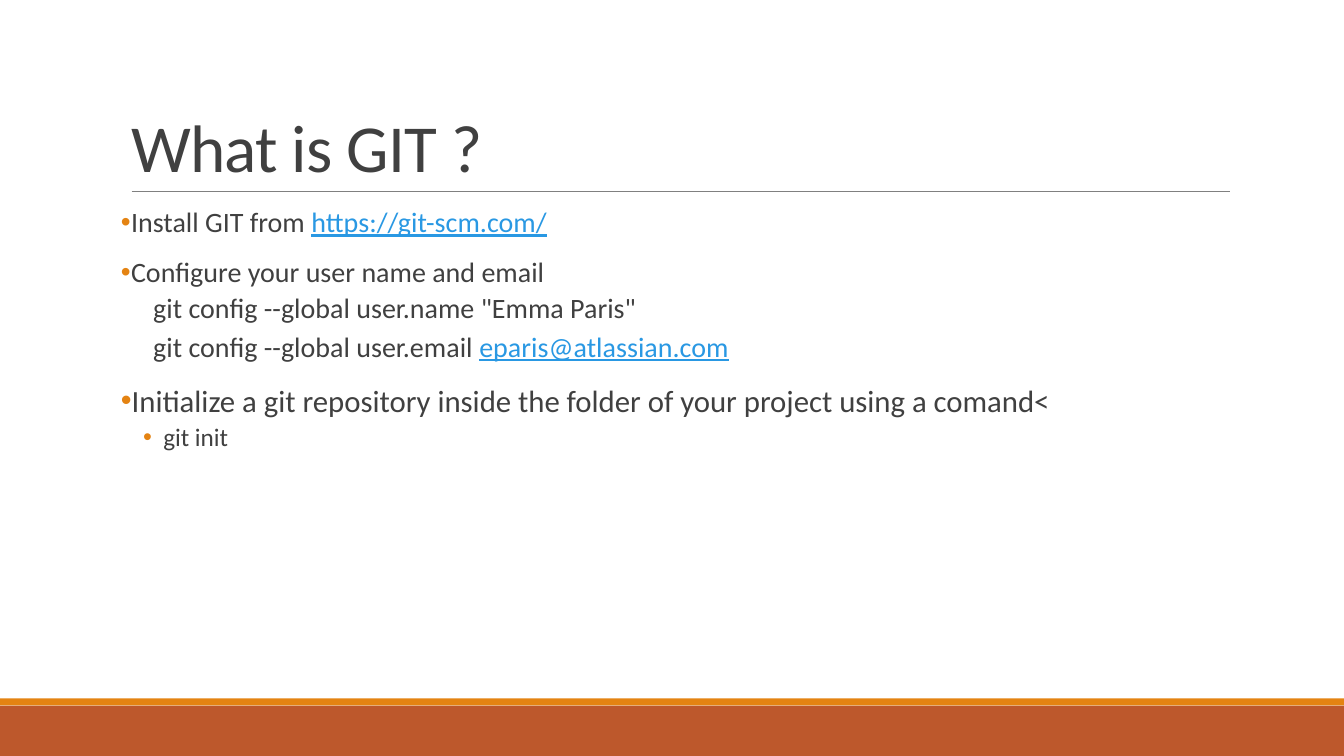
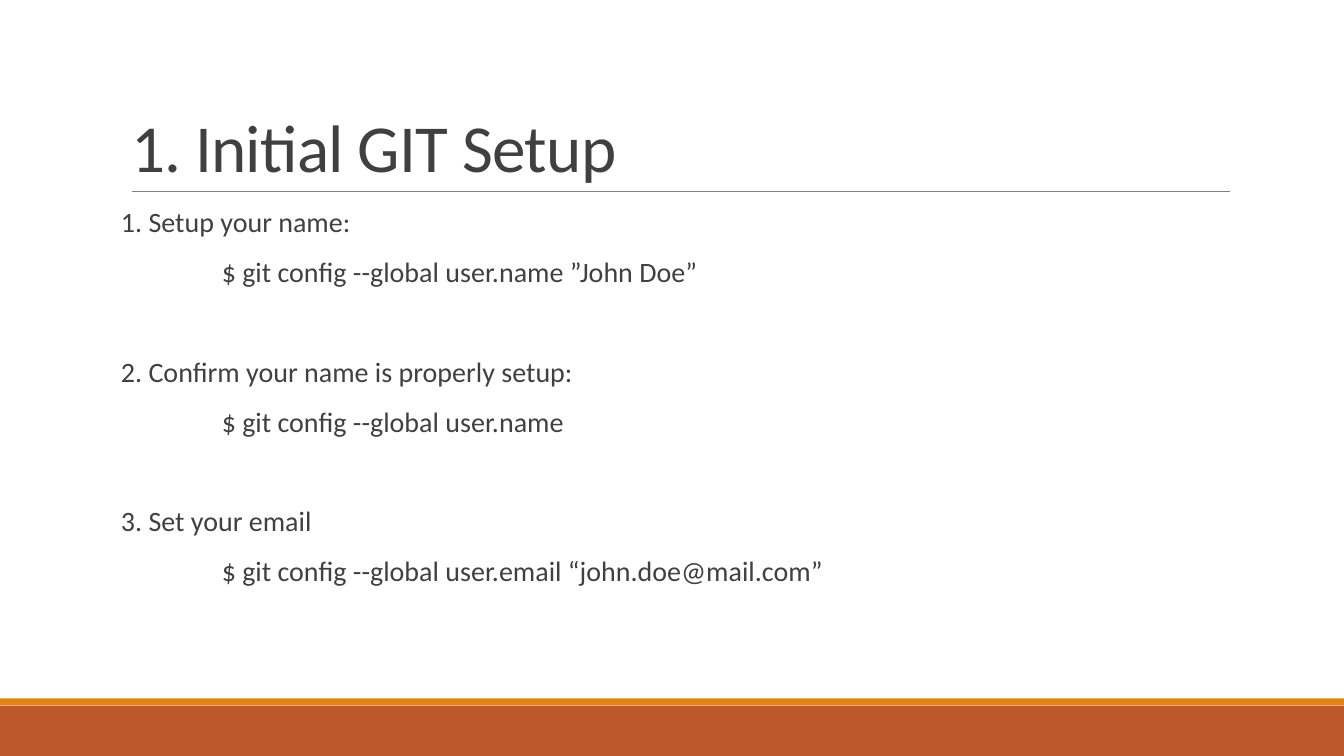
Before and after one commit to ismoop/Lecture-Notes, a slide deck: slide 9 of Lecture 3.pptx (slide 5 before the commit). Drawn at 1344x756 pixels with LibreOffice and Linux fonts; fonts in the diff are those of the drawing. Boxes give left, top, right and bottom in pixels: in the first picture for what was removed or moved away, otherwise in the second. Text is boxed around its words. In the diff, an @@ line names an element or a change of style, - is before the commit and + after.

```diff
--- a/Lecture 3.pptx
+++ b/Lecture 3.pptx
@@ title at [131, 125, 616, 183]: text changed @@
-What is GIT ?
+1. Initial GIT Setup
@@ text at [121, 214, 823, 586]: text changed @@
-• Install GIT from https://git-scm.com/
-• Configure your user name and email
-  git config --global user.name "Emma Paris"
-  git config --global user.email eparis@atlassian.com
-• Initialize a git repository inside the folder of your project using a comand<
-  • git init
+1. Setup your name:
+$ git config --global user.name ”John Doe”
+2. Confirm your name is properly setup:
+$ git config --global user.name
+3. Set your email
+$ git config --global user.email “john.doe@mail.com”
```
Also in this commit, not shown: 3 other slides changed, 18 slides added, 1 slide removed.
